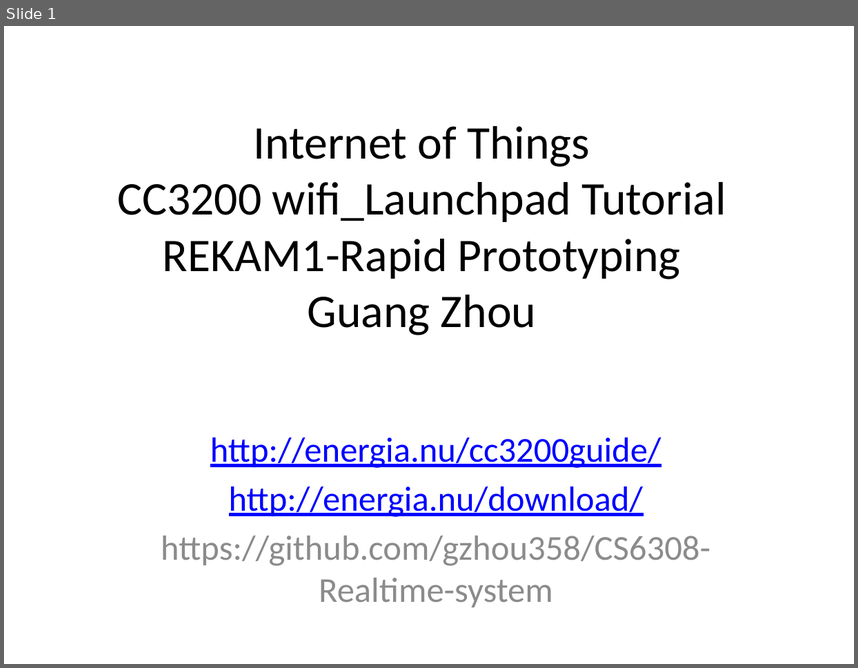
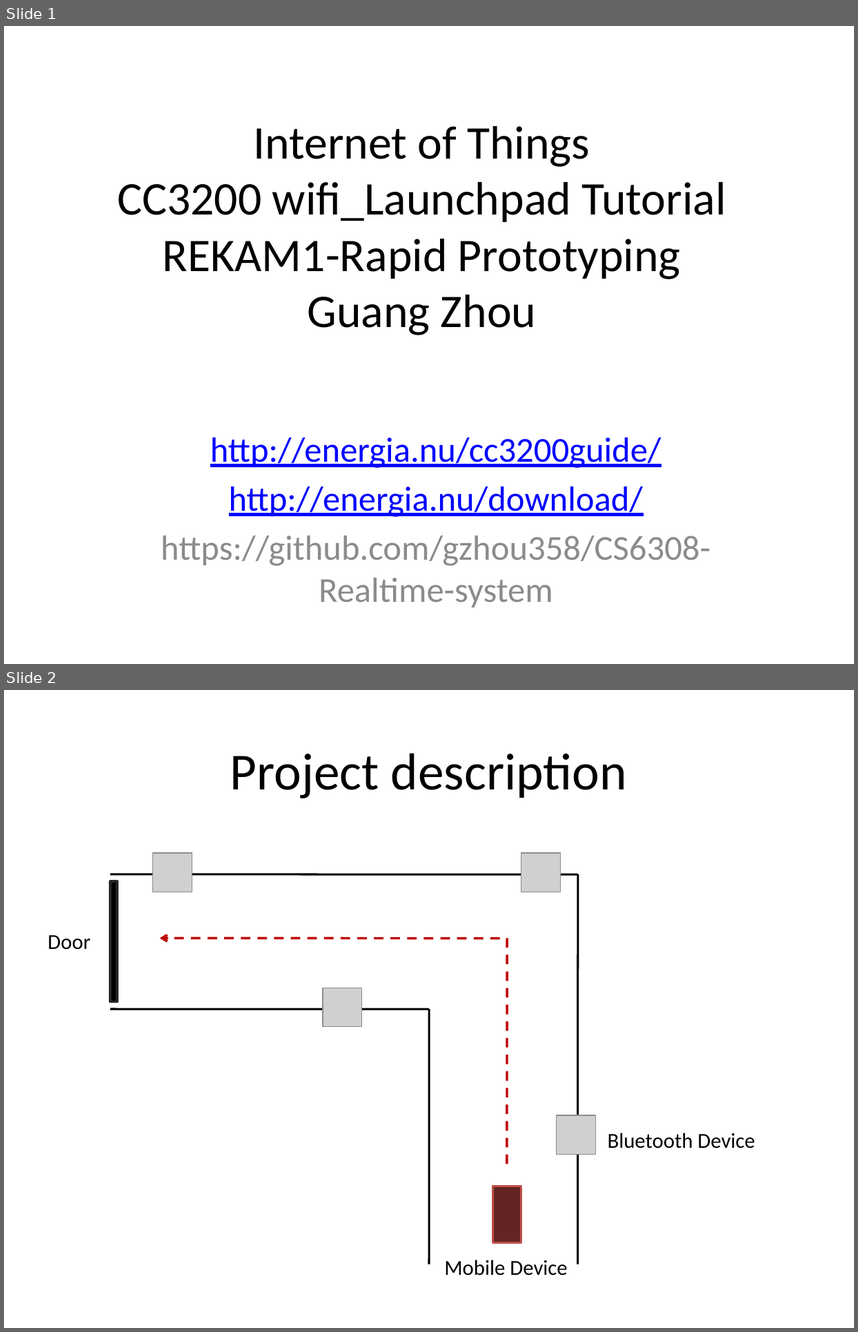
Before and after one commit to gzhou358/CS6308-Realtime-system, a slide deck: CC3200LaunchPad_Tutorial.pptx. Shown one above the other, each under a label of ours: slide 1 before the commit, slides 1 and 2 after it. The pictures are 858x668 and 858x1332 pixels, drawn with LibreOffice and Linux fonts; fonts in the diff are those of the drawing; grey boxes stand for pictures. Boxes give left, top, right and bottom in pixels: in the first picture for what was removed or moved away, otherwise in the second. Text is boxed around its words. In the diff, an @@ line names an element or a change of style, - is before the commit and + after.

```diff
--- a/CC3200LaunchPad_Tutorial.pptx
+++ b/CC3200LaunchPad_Tutorial.pptx
@@ slide 2 added at (x1=4, y1=690, x2=854, y2=1328), background #FFFFFF @@
@@ title added at (x1=230, y1=753, x2=627, y2=798), 44 pt, text #000000 @@
+Project description
@@ picture added at (x1=153, y1=854, x2=192, y2=892) @@
@@ picture added at (x1=521, y1=854, x2=560, y2=892) @@
@@ line added from (110, 874) to (578, 874), #000000 1.75 pt @@
@@ line added from (578, 874) to (578, 1264), #000000 1.75 pt @@
@@ rectangle added at (x1=110, y1=881, x2=117, y2=1002), fill #000000, outline #262626 2 pt @@
@@ text added at (x1=47, y1=935, x2=90, y2=949), 18 pt, text #000000 @@
+Door
@@ arrow added from (499, 938) to (159, 938), #C00000 2 pt dashed @@
@@ line added from (507, 938) to (507, 1164), #C00000 2 pt dashed @@
@@ picture added at (x1=323, y1=987, x2=362, y2=1027) @@
@@ line added from (110, 1009) to (429, 1009), #000000 1.75 pt @@
@@ line added from (429, 1009) to (429, 1264), #000000 1.75 pt @@
@@ picture added at (x1=557, y1=1115, x2=595, y2=1154) @@
@@ text added at (x1=608, y1=1132, x2=755, y2=1148), 18 pt, text #000000 @@
+Bluetooth Device
@@ rectangle added at (x1=493, y1=1185, x2=521, y2=1243), fill #632523, outline #C0504D 2 pt @@
@@ text added at (x1=444, y1=1259, x2=567, y2=1275), 18 pt, text #000000 @@
+Mobile Device
```
Also in this commit, not shown: 6 other slides added, 1 other file.
